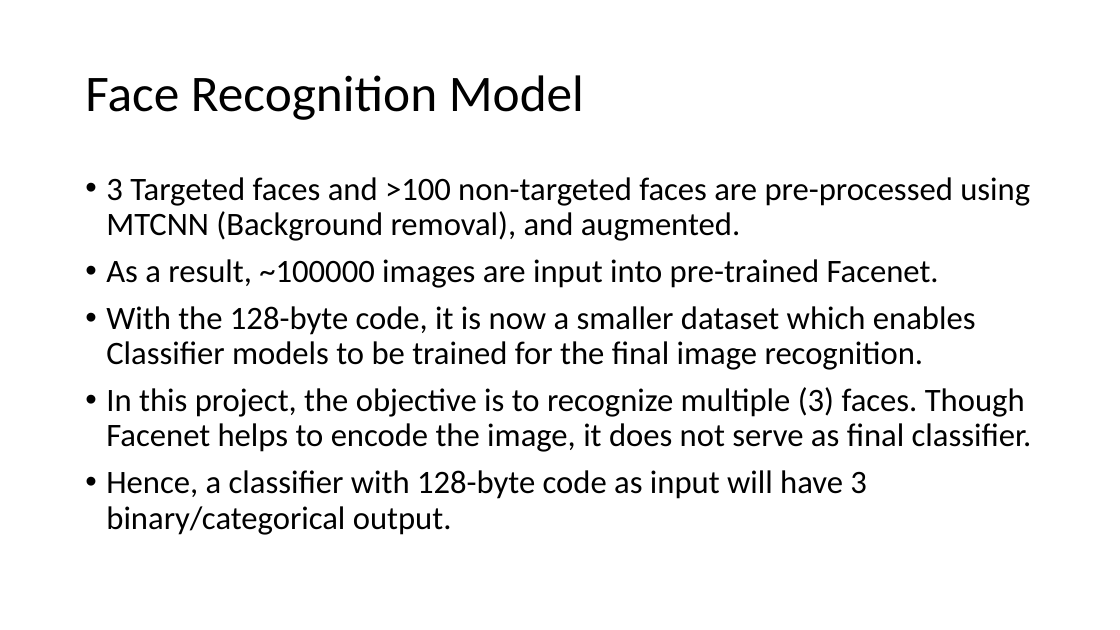
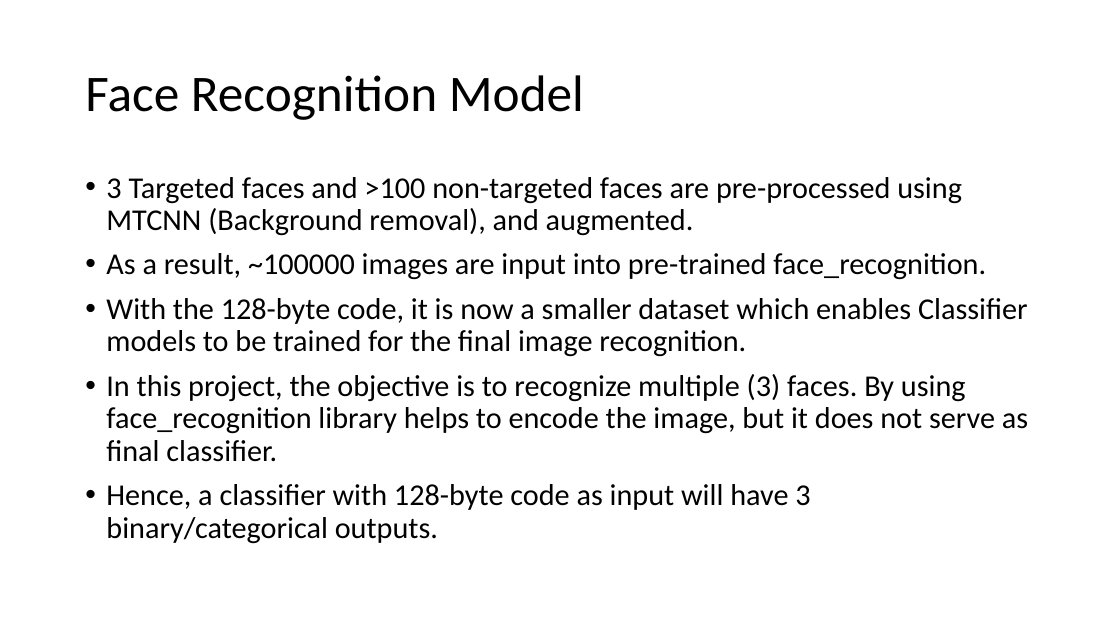
Before and after one commit to optimusium/capstone4, a slide deck: slide 27 of Face Recognition.pptx (slide 30 before the commit). Drawn at 1120x630 pixels with LibreOffice and Linux fonts; fonts in the diff are those of the drawing. Boxes give left, top, right and bottom in pixels: in the first picture for what was removed or moved away, otherwise in the second. Text is boxed around its words. In the diff, an @@ line names an element or a change of style, - is before the commit and + after.

```diff
--- a/Face Recognition.pptx
+++ b/Face Recognition.pptx
@@ text at [106,177,1028,357]: size 28 to 25.9 pt in "3 Targeted faces and >100 non-targeted faces ...", "With the 128-byte code, it is now ..." @@
@@ text at [106,253,986,280]: text changed; size 28 to 25.9 pt @@
-• As a result, ~100000 images are input into pre-trained Facenet.
+• As a result, ~100000 images are input into pre-trained face_recognition.
@@ text at [106,374,1028,544]: text changed; size 28 to 25.9 pt @@
-• In this project, the objective is to recognize multiple (3) faces. Though Facenet helps to encode the image, it does not serve as final classifier.
-• Hence, a classifier with 128-byte code as input will have 3 binary/categorical output.
+• In this project, the objective is to recognize multiple (3) faces. By using face_recognition library helps to encode the image, but it does not serve as final classifier.
+• Hence, a classifier with 128-byte code as input will have 3 binary/categorical outputs.
```
Also in this commit, not shown: 11 other slides changed, 2 slides added, 3 slides removed.
